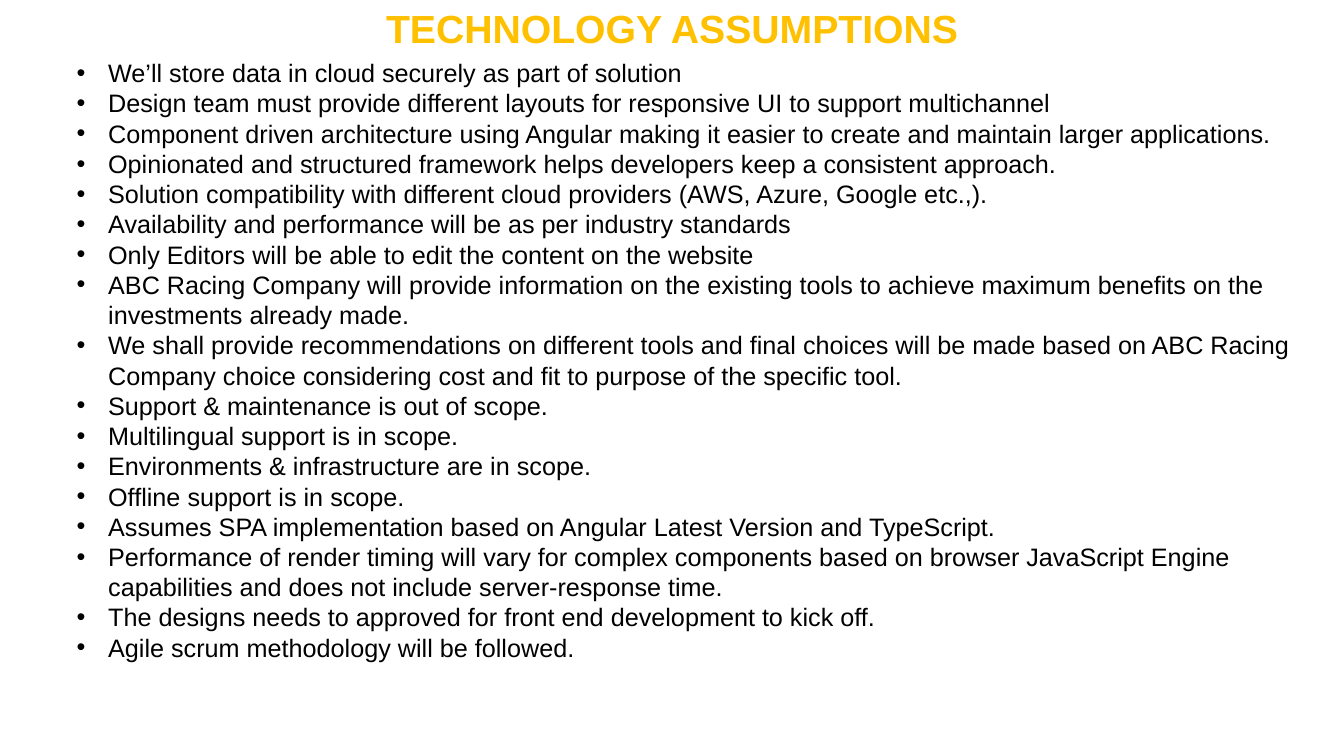
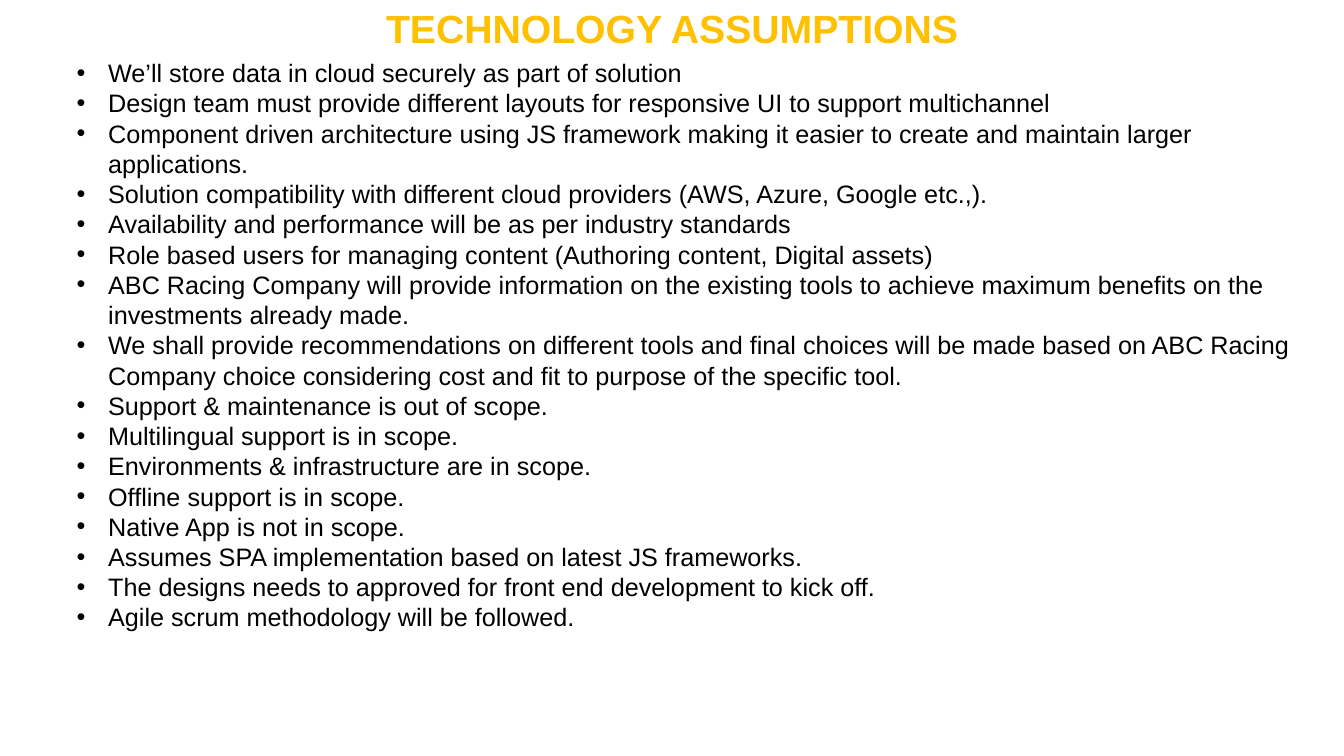
Before and after one commit to nikhil2288/casestudy, a slide deck: slide 4 of CASE_STUDY_RACING_COMPANY.pptx. Drawn at 1344x756 pixels with LibreOffice and Linux fonts; fonts in the diff are those of the drawing. Boxes give left, top, right and bottom in pixels: in the first picture for what was removed or moved away, otherwise in the second. Text is boxed around its words. In the diff, an @@ line names an element or a change of style, - is before the commit and + after.

```diff
--- a/CASE_STUDY_RACING_COMPANY.pptx
+++ b/CASE_STUDY_RACING_COMPANY.pptx
@@ text at <box>108,124,1191,179</box>: text changed @@
-• Component driven architecture using Angular making it easier to create and maintain larger applications.
-• Opinionated and structured framework helps developers keep a consistent approach.
+• Component driven architecture using JS framework making it easier to create and maintain larger applications.
@@ text at <box>108,245,933,269</box>: text changed @@
-• Only Editors will be able to edit the content on the website
+• Role based users for managing content (Authoring content, Digital assets)
@@ text at <box>108,517,802,572</box>: text changed @@
-• Assumes SPA implementation based on Angular Latest Version and TypeScript.
-• Performance of render timing will vary for complex components based on browser JavaScript Engine capabilities and does not include server-response time.
+• Native App is not in scope.
+• Assumes SPA implementation based on latest JS frameworks.
```
Also in this commit, not shown: 4 other slides changed, 6 slides added.
